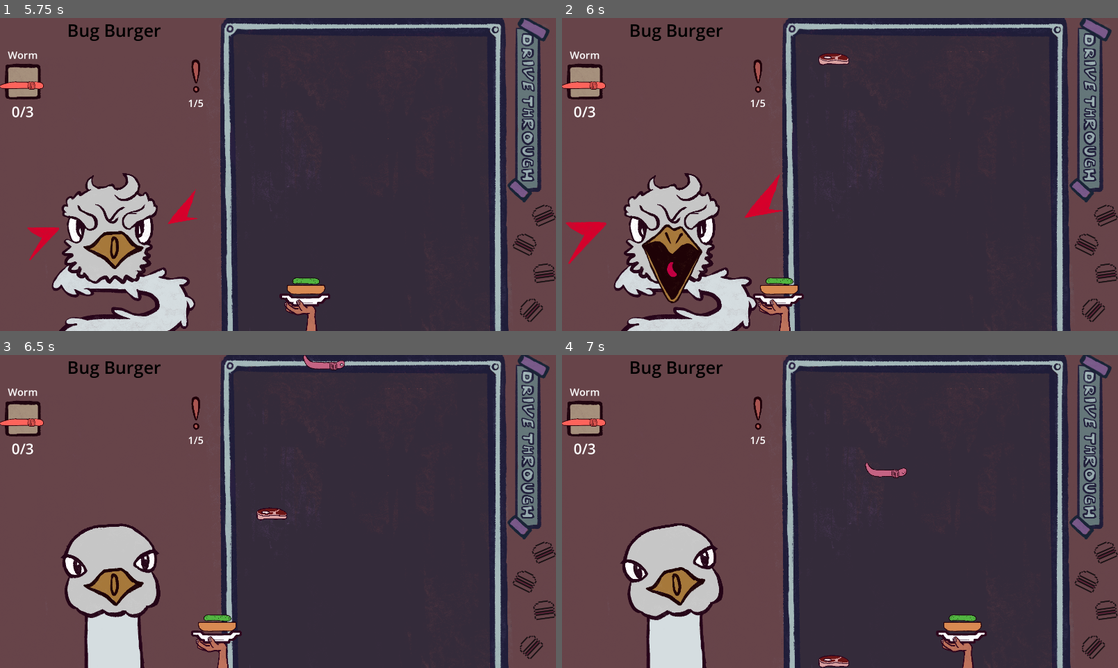
Above: before the commit, frames 1-4 (two rows, left to right).
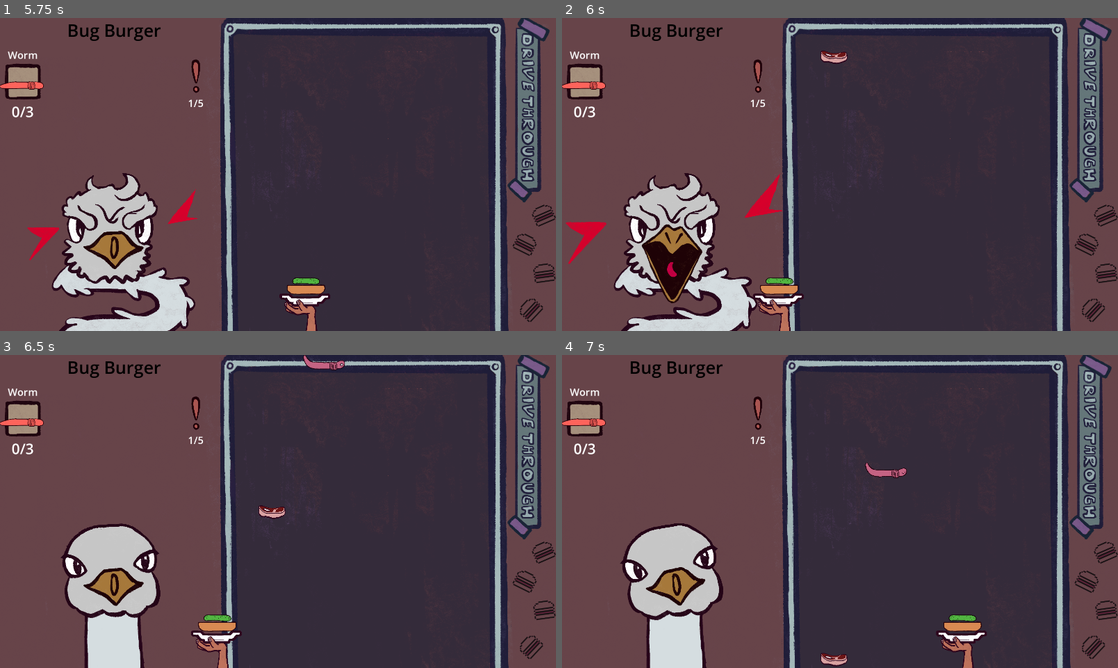
Above: after the commit, the same moments.

Repository: SirLich/funky-drive-through
Game: Godot game, scene res://game.tscn
Two runs of this game, one before a commit and one after it. Both use one fixed random seed, a clock stepped at 60 frames per second and the inputs below.
Inputs (mouse positions are in pixels of both pictures, inside the frame that each line leads up to):
- Up to frame 1 (5.75 s): move the mouse to (400, 158) at 0.52 s; press the mouse at (400, 158) at 0.53 s; move the mouse to (166, 190) at 1.27 s; release the mouse at (166, 190) at 1.28 s; click (166, 190) at 1.35 s; move the mouse to (333, 105) at 2.02 s; press the mouse at (333, 105) at 2.03 s; move the mouse to (250, 237) at 2.77 s; release the mouse at (250, 237) at 2.78 s; click (250, 237) at 2.85 s; move the mouse to (444, 221) at 3.52 s; press the mouse at (444, 221) at 3.53 s; move the mouse to (111, 127) at 4.27 s; release the mouse at (111, 127) at 4.28 s; click (111, 127) at 4.35 s; move the mouse to (305, 174) at 5.02 s; press the mouse at (305, 174) at 5.03 s
- Up to frame 2 (6 s): move the mouse to (756, 96) at 5.77 s; release the mouse at (756, 96) at 5.78 s; click (756, 96) at 5.85 s
- Up to frame 3 (6.5 s): no input
- Up to frame 4 (7 s): move the mouse to (962, 495) at 6.52 s; press the mouse at (962, 495) at 6.53 s

Frame 1 is identical in both runs. In frame 2, 0.2% of the frame differs, in the area x 46-52%, y 10-16%; in frame 3, 0.2%; in frame 4, 0.2%.

Commit message:
Fix steak

Diff:
--- a/item_types/steak.tres
+++ b/item_types/steak.tres
@@ -1,13 +1,13 @@
 [gd_resource type="Resource" script_class="ItemType" load_steps=4 format=3 uid="uid://doaxlys0o21tb"]
 
 [ext_resource type="Script" path="res://item_type.gd" id="1_bvqn7"]
-[ext_resource type="PackedScene" uid="uid://dakb8aklgrxbg" path="res://steak_drop.tscn" id="1_sc6jp"]
 [ext_resource type="Texture2D" uid="uid://bgbpwdsws1425" path="res://assets/items/steak.png" id="2_oata2"]
+[ext_resource type="PackedScene" uid="uid://cq8wt8l7f2fqd" path="res://steak_stacked.tscn" id="4_x7txs"]
 
 [resource]
 script = ExtResource("1_bvqn7")
 icon = ExtResource("2_oata2")
 color = Color(1, 1, 1, 1)
-dropped_scene = ExtResource("1_sc6jp")
+stacked_scene = ExtResource("4_x7txs")
 name = "Steak"
 scale_factor = 1.0
